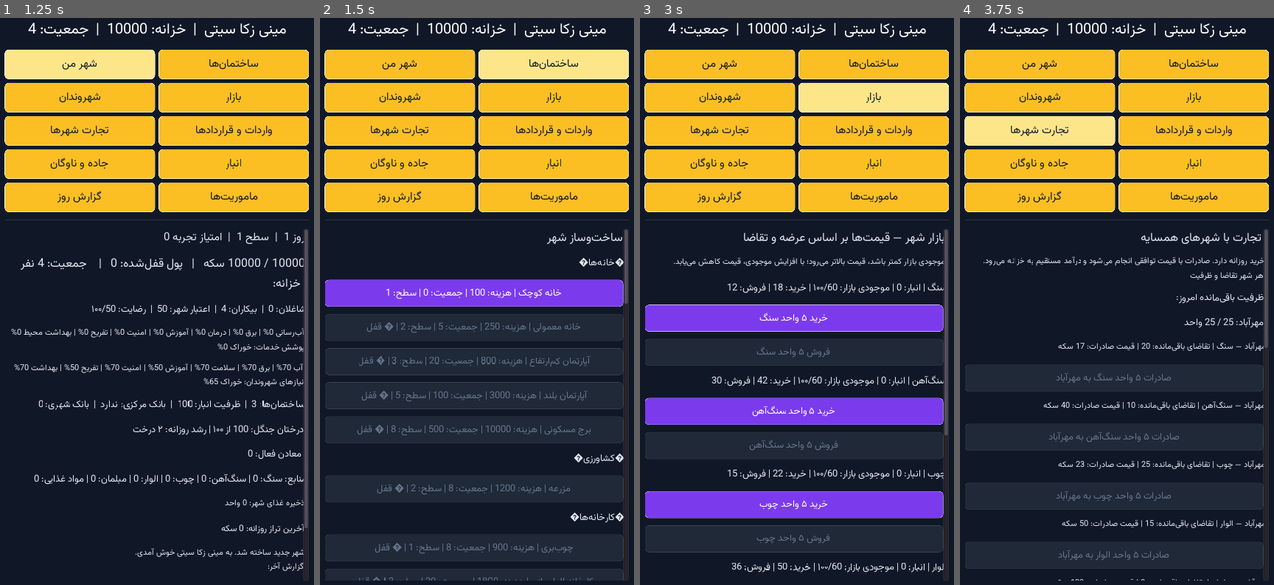
Above: before the commit, frames 1-4 (left to right).
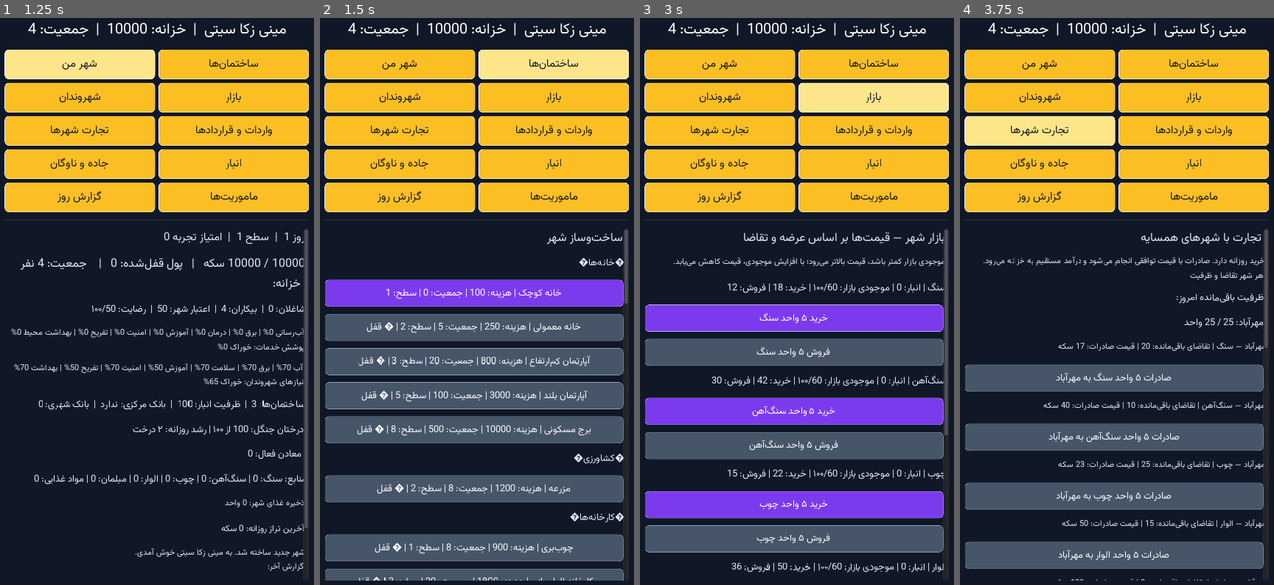
Above: after the commit, the same moments.

Repository: zekainstabot/mini-zeka-city
Game: Godot game, scene res://Main.tscn
Same seed, same stepped clock (60 frames per second), same inputs: the game is played once before the commit and once after it.
Inputs:
- Up to frame 1 (1.25 s): click "ﻦﻣ ﺮﻬﺷ" at 0.5 s
- Up to frame 2 (1.5 s): click "ﺎﻫ‌ﻥﺎﻤﺘﺧﺎﺳ" at 1.25 s
- Up to frame 3 (3 s): click "ﻥﺍﺪﻧﻭﺮﻬﺷ" at 2 s; click "ﺭﺍﺯﺎﺑ" at 2.75 s
- Up to frame 4 (3.75 s): click "ﺎﻫﺮﻬﺷ ﺕﺭﺎﺠﺗ" at 3.5 s

Frame 1 is identical in both runs. In frame 2, 29% of the frame differs, in the area x 1-97%, y 52-100%; in frame 3, 14%; in frame 4, 18%.

Commit message:
Improve mobile button contrast and prevent horizontal clipping

Diff:
--- a/scripts/Main.gd
+++ b/scripts/Main.gd
@@ -67,6 +67,8 @@
 	scroll.size_flags_horizontal = Control.SIZE_EXPAND_FILL
 	scroll.rect_clip_content = true
 	root.add_child(scroll)
+	# Hide horizontal scrolling so it cannot cover text at the screen edge.
+	scroll.get_h_scrollbar().visible = false
 	content = VBoxContainer.new()
 	content.size_flags_horizontal = Control.SIZE_EXPAND_FILL
 	content.rect_min_size = Vector2(0, 0)
@@ -113,12 +115,12 @@
 	button.add_stylebox_override("hover", _button_style(hover_color, Color("#ffffff")))
 	button.add_stylebox_override("focus", _button_style(hover_color, Color("#ffffff")))
 	button.add_stylebox_override("pressed", _button_style(pressed_color, Color("#ffffff")))
-	button.add_stylebox_override("disabled", _button_style(Color("#1f2937"), Color("#374151")))
+	button.add_stylebox_override("disabled", _button_style(Color("#475569"), Color("#94a3b8")))
 	button.add_color_override("font_color", Color("#111827") if navigation else Color("#ffffff"))
 	button.add_color_override("font_color_focus", Color("#ffffff"))
 	button.add_color_override("font_color_hover", Color("#111827") if navigation else Color("#ffffff"))
 	button.add_color_override("font_color_pressed", Color("#ffffff"))
-	button.add_color_override("font_color_disabled", Color("#64748b"))
+	button.add_color_override("font_color_disabled", Color("#f8fafc"))
 
 func _clear_content():
 	for child in content.get_children():
